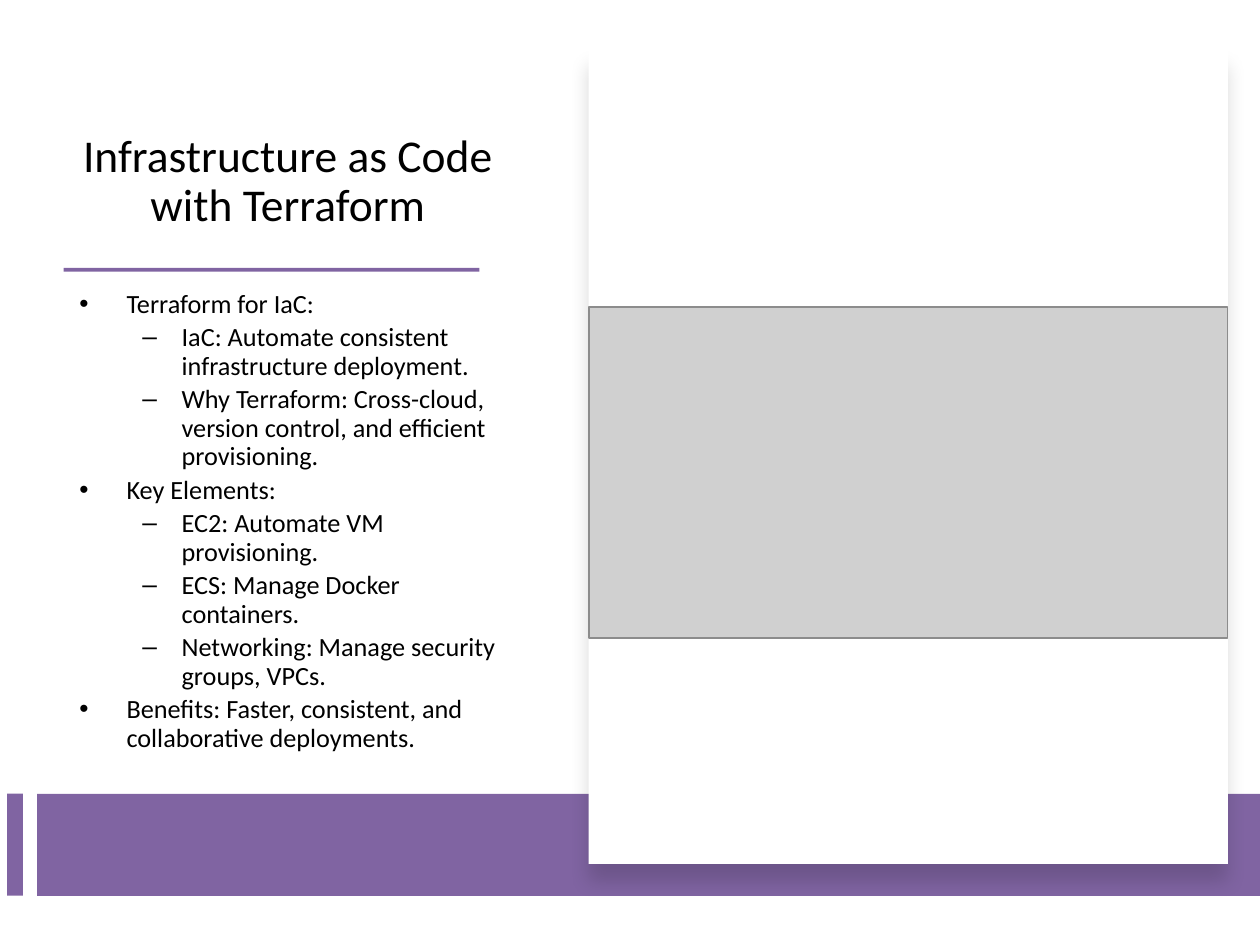
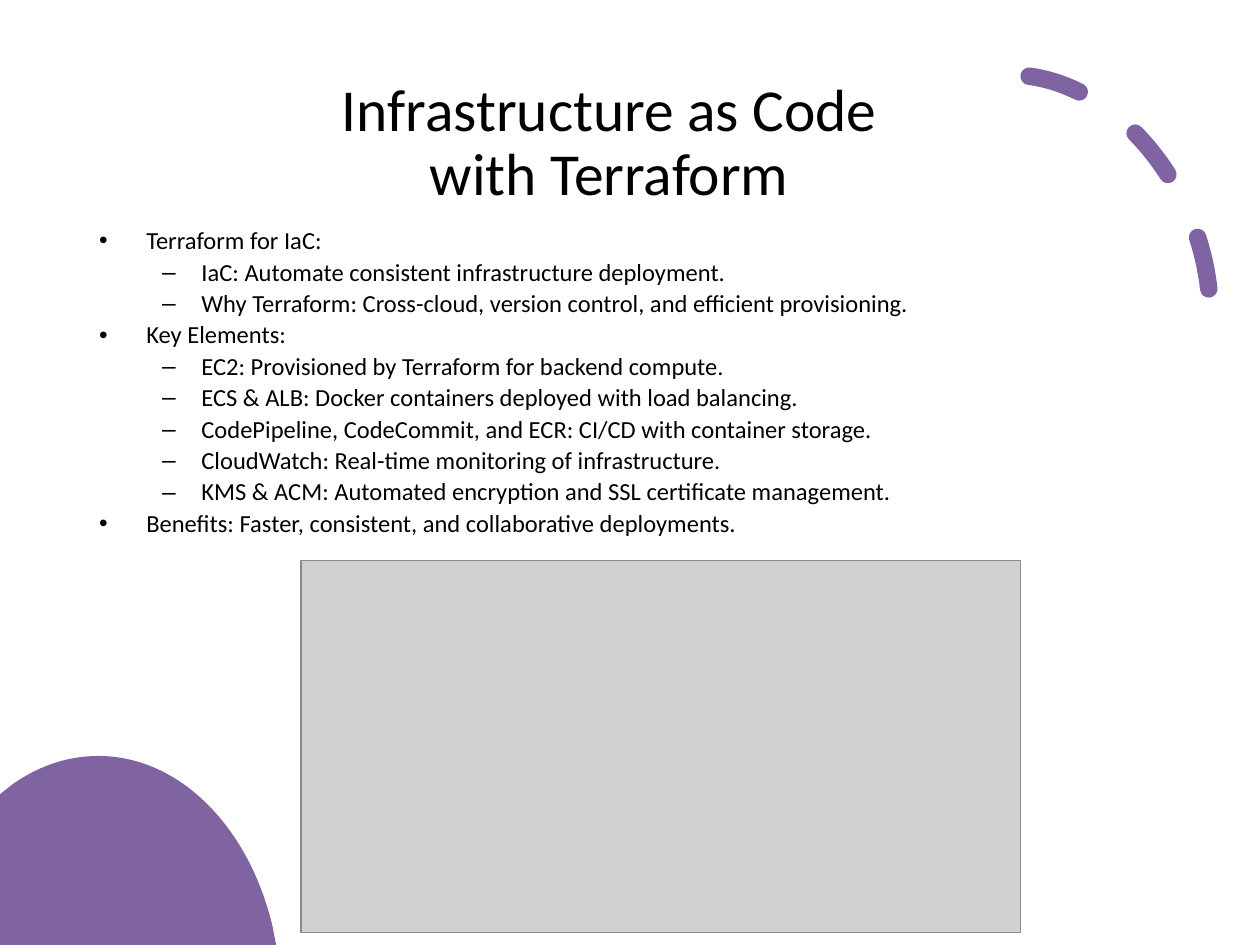
Before and after one commit to sanafe/master-2-thesis, a slide deck: slide 10 of ppt/presentation-m2-sana-alinia-29-08-2024.pptx. Drawn at 1260x945 pixels with LibreOffice and Linux fonts; fonts in the diff are those of the drawing; grey boxes stand for pictures. Boxes give left, top, right and bottom in pixels: in the first picture for what was removed or moved away, otherwise in the second. Text is boxed around its words. In the diff, an @@ line names an element or a change of style, - is before the commit and + after.

```diff
--- a/ppt/presentation-m2-sana-alinia-29-08-2024.pptx
+++ b/ppt/presentation-m2-sana-alinia-29-08-2024.pptx
@@ arc (boxed as its full ellipse) added at [822,22,1260,524], outline #8064A2 10 pt dashed @@
@@ title "Infrastructure as Code with Terraform": place and size @@
-title "Infrastructure as Code with Terraform" at [83,140,492,222]
+title "Infrastructure as Code with Terraform" at [342,89,876,196]
@@ title "Infrastructure as Code with Terraform" at [342,89,876,196]: size 26 to 34 pt; vertical alignment bottom to middle @@
@@ rectangle removed at [588,49,1227,864] @@
@@ text "Terraform for IaC:": place and size @@
-text "Terraform for IaC:" at [127,295,495,752]
+text "Terraform for IaC:" at [146,232,908,536]
@@ text "Terraform for IaC:" at [146,232,908,536]: vertical alignment middle to top @@
@@ text at [146,232,908,536]: size 15 to 14 pt in "Terraform for IaC:", "IaC: Automate consistent infrastructure deployment.", "Why Terraform: Cross-cloud, version control, and efficient ...", "Key Elements:" and 1 more places @@
@@ rectangle removed at [64,268,480,272] @@
@@ text at [201,358,890,505]: text changed; size 15 to 14 pt @@
-  – EC2: Automate VM provisioning.
-  – ECS: Manage Docker containers.
-  – Networking: Manage security groups, VPCs.
+  – EC2: Provisioned by Terraform for backend compute.
+  – ECS & ALB: Docker containers deployed with load balancing.
+  – CodePipeline, CodeCommit, and ECR: CI/CD with container storage.
+  – CloudWatch: Real-time monitoring of infrastructure.
+  – KMS & ACM: Automated encryption and SSL certificate management.
@@ picture: place and size @@
-picture at [588,307,1227,639]
+picture at [301,561,1021,932]
@@ freeform shape added at [0,756,276,945], fill #8064A2 @@
@@ rectangle removed at [6,794,23,896] @@
@@ rectangle removed at [37,794,1260,896] @@
```
Also in this commit, not shown: 7 other slides changed, 1 other file.
